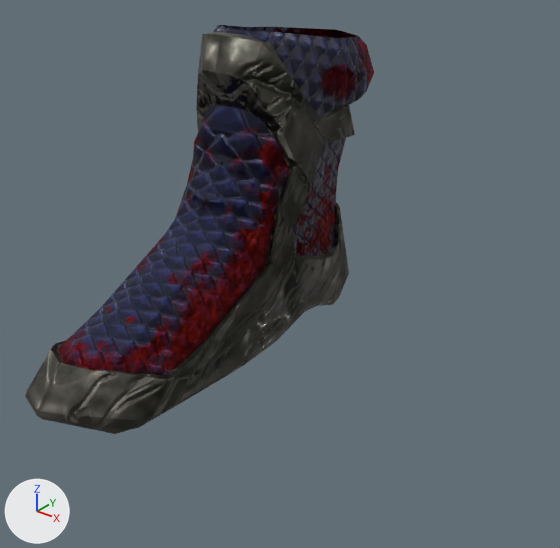
An edit to the glTF model foot/Dragonskin_Boots/dragonskin_boots.glb, drawn before and after from the same camera.
Camera for both pictures: a 50 mm camera at (0.255, -0.359, 0.261) aimed at (0.008, -0.05, 0.069). Lighting does not change. The marker at lower left points along +X, +Y and +Z. Where no turn or scale is listed for an object, it has been applied to the vertices. Vertices at the same position are counted once.

Objects in the first picture: 'dragonskin_boots'.
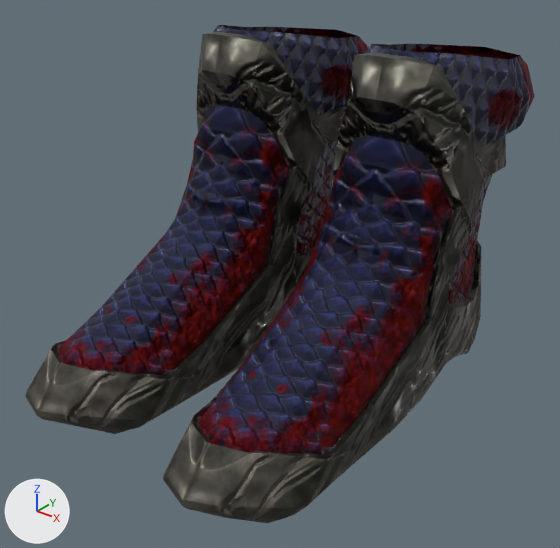
Where the newer file only moved an object's origin or applied its transform, the numbers keep the older frame.

The change, as a list of edits to the scene's bpy script:
```text
Change me_shoe_var1_vert_014:
    where me_shoe_var1_vert_014.from_pydata(...)  # 365 vertices, 715 faces; spans x -0.149..-0.065, y -0.147..0.124, z -0.065..0.134
    used by ob_dragonskin_boots; location = (0.0535, -0.0306, 0.0581)
    me_shoe_var1_vert_014 part 1: the loose piece of 365 vertices spanning x -0.149..-0.065, y -0.147..0.124, z -0.065..0.134 is copied, and the copy is mirrored in x about its middle, then moved by (0.107, 0.0, 0.0); it spans x -0.042..0.042, y -0.147..0.124, z -0.065..0.134
```

Boxes [x1, y1, x2, y2] around the edits, measured in the pictures (560 x 548 px):
'dragonskin_boots', reshaped (46% wider, 22% taller): before [25, 25, 374, 434]; after [25, 25, 535, 523]
part 1 of me_shoe_var1_vert_014, added: after [163, 44, 535, 523]
